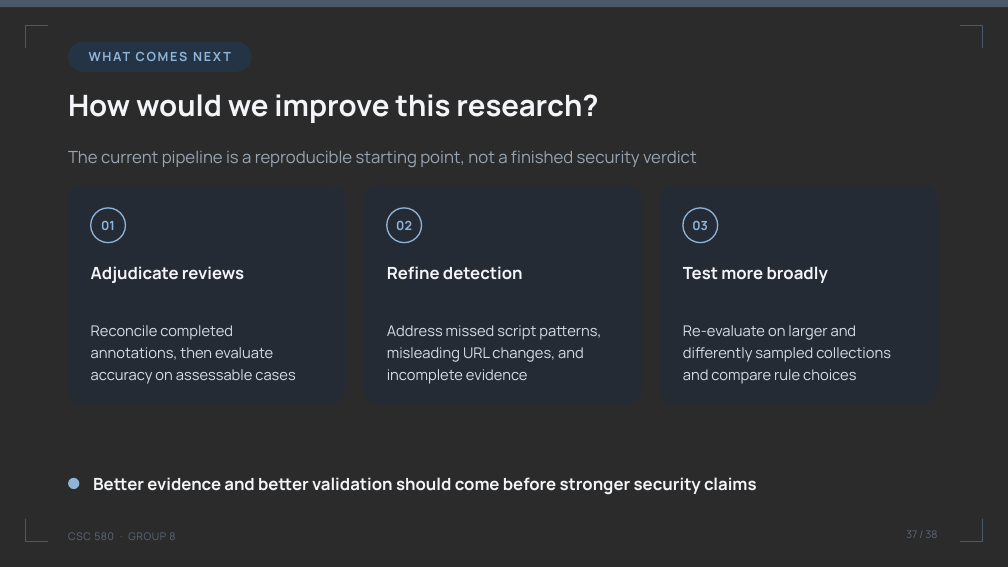
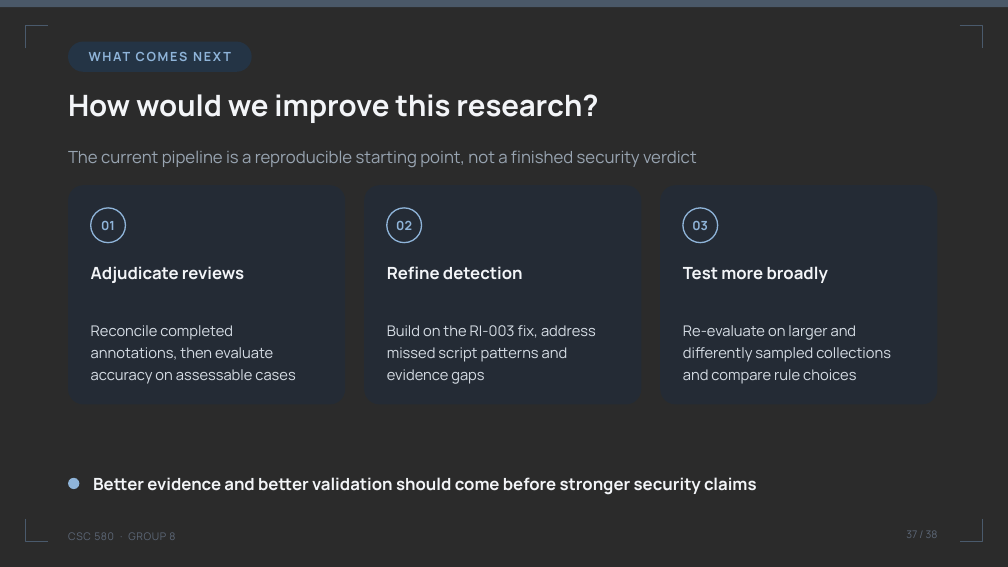
Before and after one commit to umdnp/csc580-project8, a slide deck: slide 37 of docs/group8_final_presentation.pptx. Drawn at 1008x567 pixels with LibreOffice and Linux fonts; fonts in the diff are those of the drawing; background and template pictures are left out; a plain dark background stands for a picture behind light text. Boxes give left, top, right and bottom in pixels: in the first picture for what was removed or moved away, otherwise in the second. Text is boxed around its words. In the diff, an @@ line names an element or a change of style, - is before the commit and + after.

```diff
--- a/docs/group8_final_presentation.pptx
+++ b/docs/group8_final_presentation.pptx
@@ text at (x1=387, y1=325, x2=596, y2=384): text changed @@
-Address missed script patterns, misleading URL changes, and incomplete evidence
+Build on the RI-003 fix, address missed script patterns and evidence gaps
```
Also in this commit, not shown: 8 other slides changed, 9 other files.
